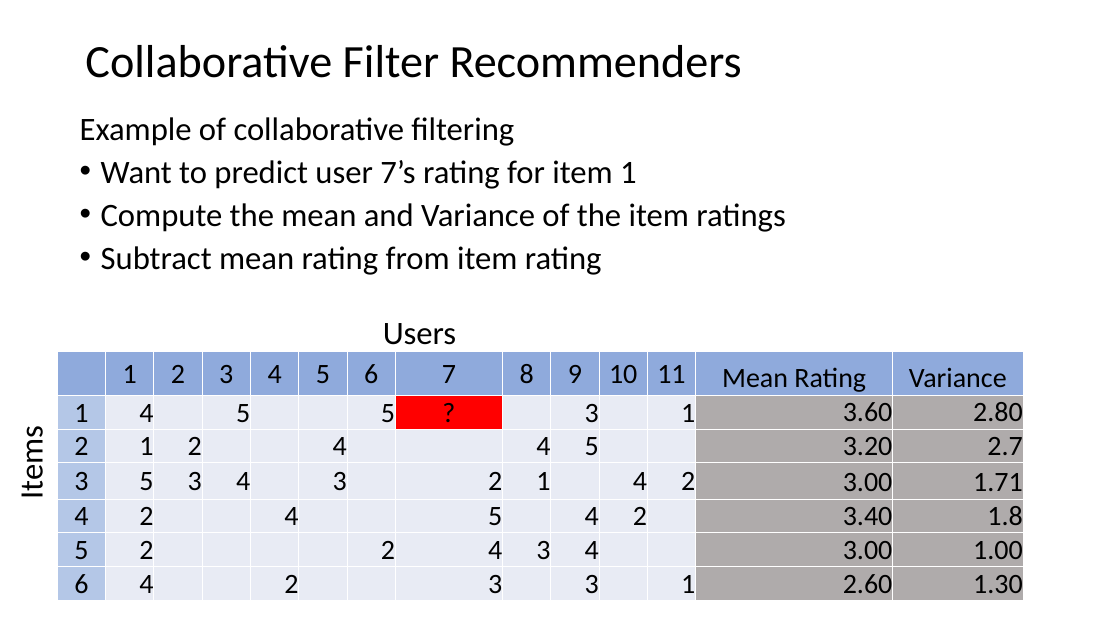
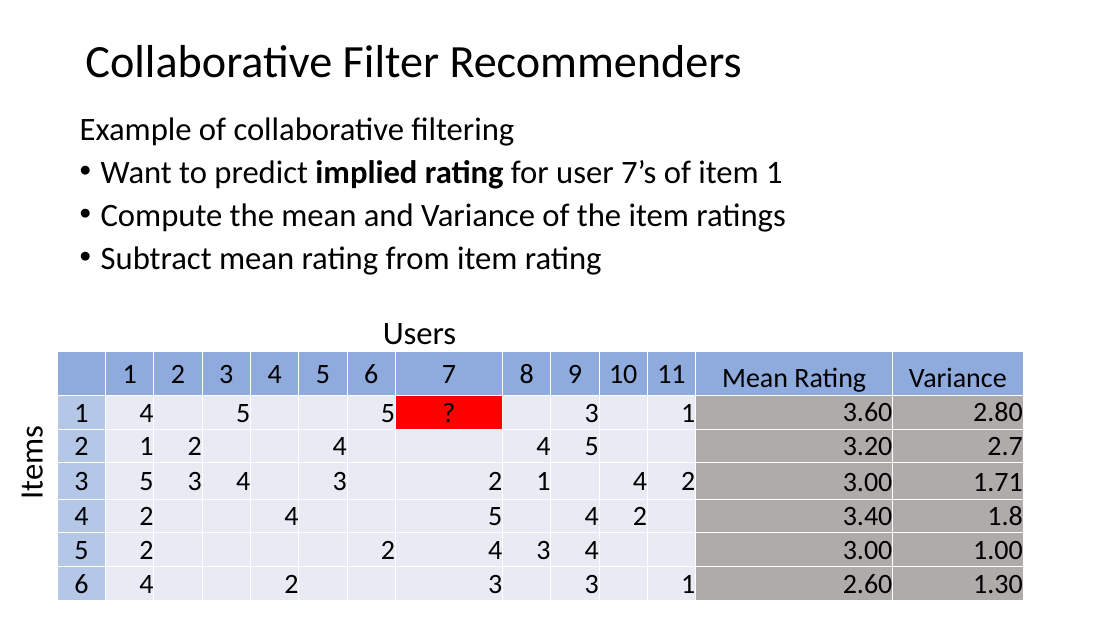
Before and after one commit to StephenElston/CSCI-E-108, a slide deck: slide 34 of slides/7_RecommenderSystems.pptx (slide 33 before the commit). Drawn at 1120x630 pixels with LibreOffice and Linux fonts; fonts in the diff are those of the drawing. Boxes give left, top, right and bottom in pixels: in the first picture for what was removed or moved away, otherwise in the second. Text is boxed around its words. In the diff, an @@ line names an element or a change of style, - is before the commit and + after.

```diff
--- a/slides/7_RecommenderSystems.pptx
+++ b/slides/7_RecommenderSystems.pptx
@@ text at [101,160,783,189]: text changed @@
-• Want to predict user 7’s rating for item 1
+• Want to predict implied rating for user 7’s of item 1
```
Also in this commit, not shown: 9 other slides changed, 1 slide added.
